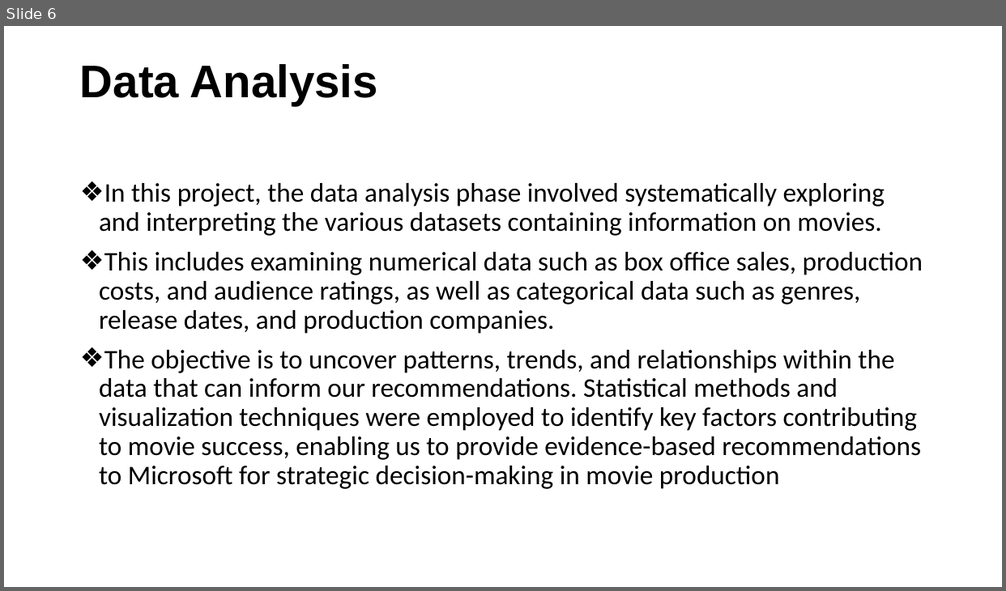
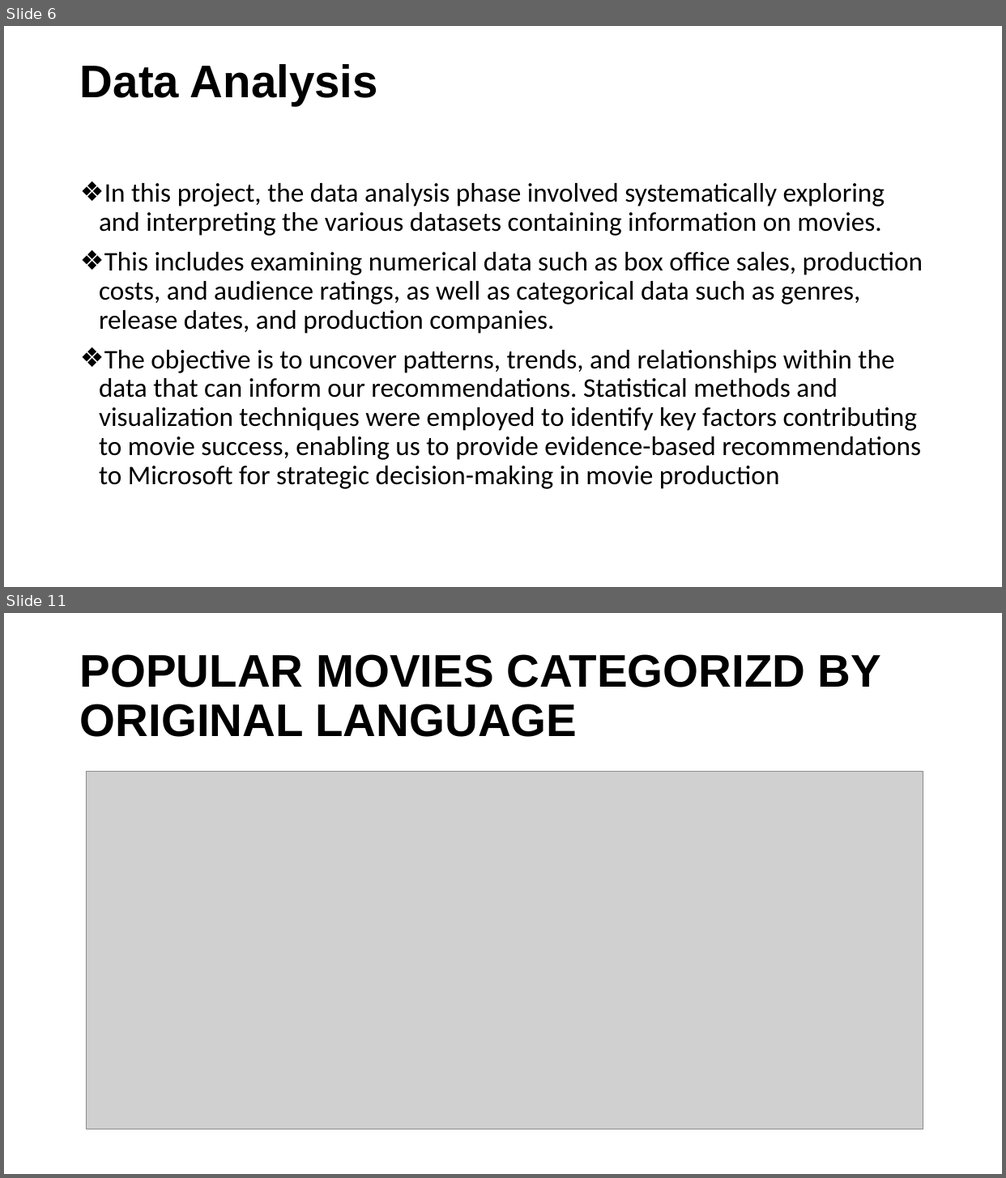
Before and after one commit to ISAACKW/PHASE1_PROJECT, a slide deck: PHASE1PPT.pptx. Shown one above the other, each under a label of ours: slide 6 before the commit, slides 6 and 11 after it; the slides between them are not shown. The pictures are 1006x591 and 1006x1178 pixels, drawn with LibreOffice and Linux fonts; fonts in the diff are those of the drawing; grey boxes stand for pictures. Boxes give left, top, right and bottom in pixels: in the first picture for what was removed or moved away, otherwise in the second. Text is boxed around its words. In the diff, an @@ line names an element or a change of style, - is before the commit and + after.

```diff
--- a/PHASE1PPT.pptx
+++ b/PHASE1PPT.pptx
@@ slide 11 added at box(4, 613, 1002, 1174), background #FFFFFF @@
@@ title added at box(80, 654, 881, 737), 44 pt, text #000000, bold @@
+POPULAR MOVIES CATEGORIZD BY ORIGINAL LANGUAGE
@@ picture added at box(87, 771, 923, 1130) @@
```
Also in this commit, not shown: 8 other slides added, 1 other file.
